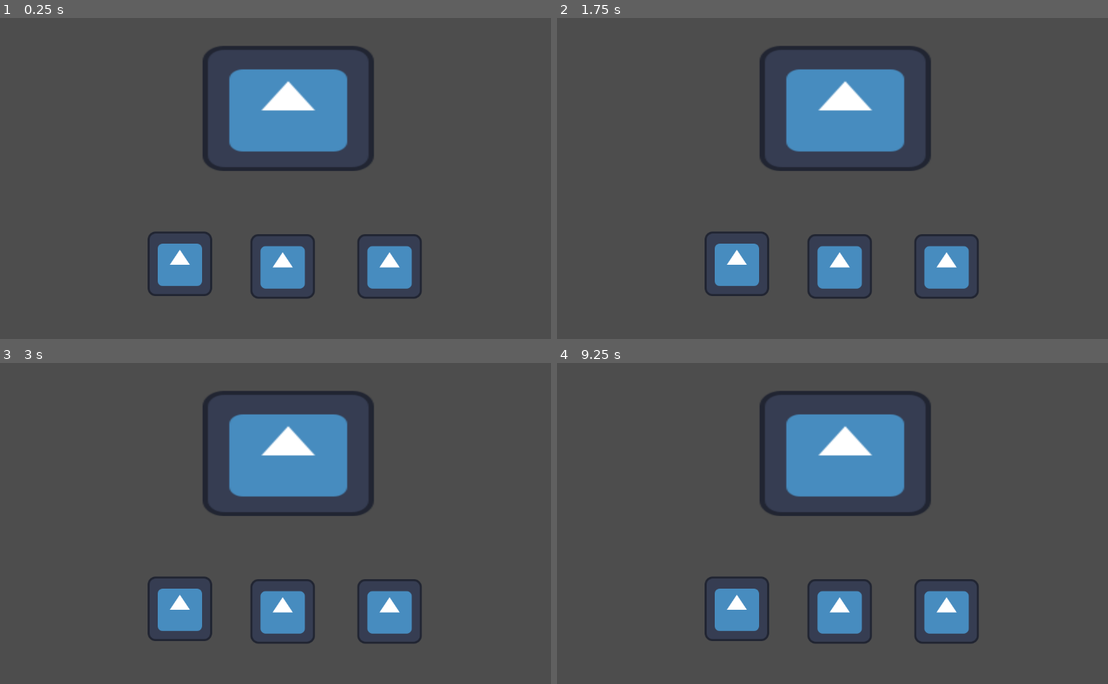
Above: before the commit, frames 1-4 (two rows, left to right).
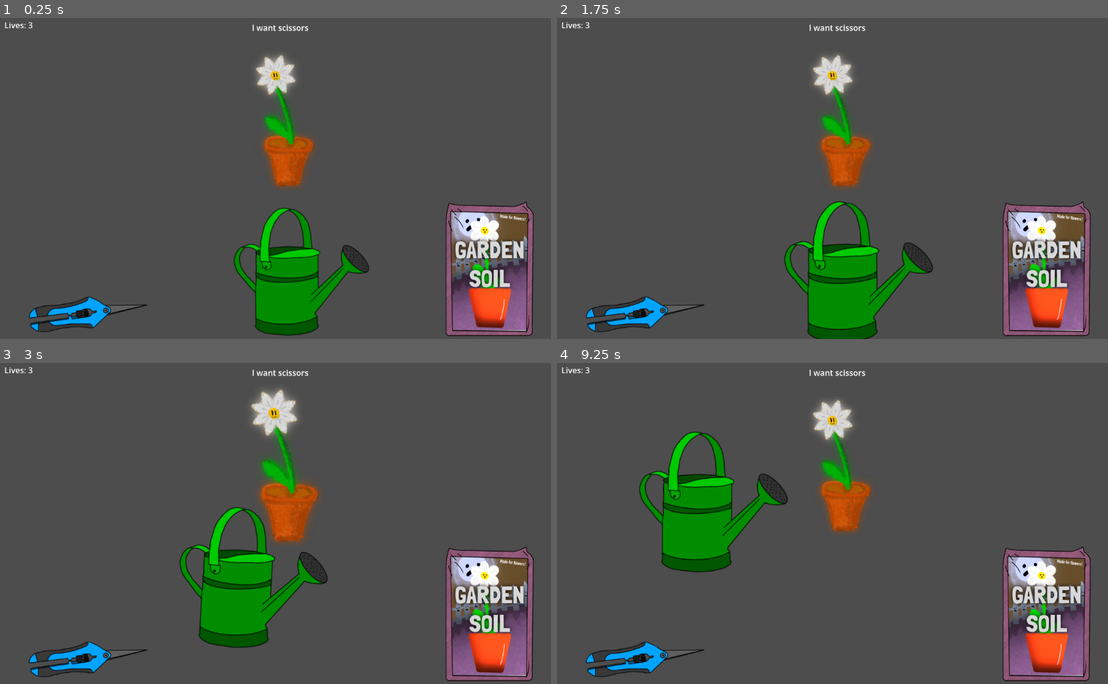
Above: after the commit, the same moments.

Repository: Alafandri/StardanceProject
Game: Godot game, scene res://main.tscn
Two runs of this game, one before a commit and one after it. Both use one fixed random seed, a clock stepped at 60 frames per second and the inputs below. The engine's default icon, where the game draws it, is replaced by a stand-in: a white triangle on a blue panel in a dark square.
Inputs (mouse positions are in pixels of both pictures, inside the frame that each line leads up to):
- Up to frame 1 (0.25 s): no input
- Up to frame 2 (1.75 s): tap Enter at 0.5 s; move the mouse to (959, 159) at 0.52 s; hold Right 0.53-1.25 s; tap Alt at 0.6 s; click (959, 159) at 0.67 s; tap Space at 1.25 s; drag from (716, 191) to (804, 239) at 1.27 s
- Up to frame 3 (3 s): tap Enter at 2 s; move the mouse to (330, 449) at 2.02 s; hold Right 2.03-2.75 s; tap Alt at 2.1 s; click (330, 449) at 2.17 s; tap Space at 2.75 s; drag from (247, 584) to (99, 472) at 2.77 s
- Up to frame 4 (9.25 s): move the mouse to (1008, 568) at 3.52 s; hold Left 3.53-4.25 s; tap Alt every 1.5 s from 3.6 to 8.1 s; click (1008, 568) at 3.67 s; tap Enter at 4.25 s; drag from (656, 472) to (744, 440) at 4.27 s; tap Space at 5 s; move the mouse to (860, 520) at 5.02 s; hold Down 5.03-5.75 s; click (860, 520) at 5.17 s; drag from (744, 440) to (716, 536) at 5.77 s; move the mouse to (959, 504) at 6.52 s; hold Up 6.53-7.25 s; click (959, 504) at 6.67 s; drag from (716, 536) to (804, 584) at 7.27 s; move the mouse to (887, 449) at 8.02 s; hold Down 8.03-8.75 s; click (887, 449) at 8.17 s; drag from (804, 584) to (656, 472) at 8.77 s

The runs differ from the first frame. In frame 1, 22% of the frame differs, in the area x 0-97%, y 1-100%; in frame 2, 23%; in frame 3, 24%; in frame 4, 24%.

Commit message:
Big update!
Now the game actually has gameplay and a way to lose but still no goal.

Diff:
--- /dev/null
+++ b/flower.gd
@@ -0,0 +1,70 @@
+extends Sprite2D
+
+var tween: Tween
+var tween2: Tween
+
+var lives: int = 3
+var current_request: String = ""
+
+func _process(_delta: float) -> void:
+	$"../Lives".text = "Lives: " + str(lives)
+
+	if lives <= 0:
+		print("game over")
+
+		for stuff in $"..".get_children():
+			if stuff.name != "Game over":
+				stuff.visible = false
+
+		$"../Game over".visible = true
+		set_process(false)
+
+func _ready() -> void:
+	random_text()
+
+func _on_area_2d_area_entered(area: Area2D) -> void:
+	if tween and tween.is_running():
+		tween.kill()
+
+	tween = create_tween()
+	tween.tween_property(self, "scale", Vector2(0.8, 0.8), 0.05)
+
+	var parent = area.get_parent()
+	if parent and parent.has_signal("_signal"):
+		if not parent._signal.is_connected(_on_scissors_triggered):
+			parent._signal.connect(_on_scissors_triggered)
+
+func _on_area_2d_area_exited(area: Area2D) -> void:
+	if tween2 and tween2.is_running():
+		tween2.kill()
+
+	tween2 = create_tween()
+	tween2.tween_property(self, "scale", Vector2(0.69, 0.69), 0.05)
+
+	var parent = area.get_parent()
+	if parent and parent.has_signal("_signal"):
+		if parent._signal.is_connected(_on_scissors_triggered):
+			parent._signal.disconnect(_on_scissors_triggered)
+
+func _on_scissors_triggered(tool_name: String) -> void:
+	print("Used tool: ", tool_name)
+
+	if tool_name == current_request:
+		print("Correct!")
+		random_text()
+	else:
+		print("Wrong!")
+		lives -= 1
+
+func random_text() -> void:
+	var random_pick = randi_range(1, 3)
+
+	if random_pick == 1:
+		$"../Label".text = "I want scissors"
+		current_request = "Scissors"
+	elif random_pick == 2:
+		$"../Label".text = "I want water"
+		current_request = "Water"
+	elif random_pick == 3:
+		$"../Label".text = "I want soil"
+		current_request = "Soil"
--- /dev/null
+++ b/flower.tscn
@@ -0,0 +1,24 @@
+[gd_scene format=3 uid="uid://b4o4s0r74ernw"]
+
+[ext_resource type="Texture2D" uid="uid://o5hspgf16ty0" path="res://flower.png" id="1_p547k"]
+[ext_resource type="Script" uid="uid://owgblcih6b60" path="res://flower.gd" id="2_nageh"]
+
+[sub_resource type="RectangleShape2D" id="RectangleShape2D_nageh"]
+size = Vector2(180.00005, 390.0001)
+
+[node name="Flower" type="Sprite2D" unique_id=1922432319]
+scale = Vector2(0.2, 0.2)
+texture = ExtResource("1_p547k")
+script = ExtResource("2_nageh")
+
+[node name="Area2D" type="Area2D" parent="." unique_id=1142782660]
+
+[node name="CollisionShape2D" type="CollisionShape2D" parent="Area2D" unique_id=1188448985]
+position = Vector2(-4.9999933, -5.0000157)
+scale = Vector2(0.99999946, 0.99999946)
+shape = SubResource("RectangleShape2D_nageh")
+
+[connection signal="area_entered" from="Area2D" to="." method="_on_area_2d_area_entered"]
+[connection signal="area_exited" from="Area2D" to="." method="_on_area_2d_area_exited"]
+[connection signal="tree_entered" from="Area2D/CollisionShape2D" to="." method="_on_collision_shape_2d_tree_entered"]
+[connection signal="tree_exited" from="Area2D/CollisionShape2D" to="." method="_on_collision_shape_2d_tree_exited"]
--- a/main.tscn
+++ b/main.tscn
@@ -3,11 +3,11 @@
 [ext_resource type="PackedScene" uid="uid://bfy8kfdcyuiwn" path="res://spritetest.tscn" id="2_0xm2m"]
 [ext_resource type="PackedScene" uid="uid://7ubum3p1qd8i" path="res://scissors.tscn" id="4_7mycd"]
 [ext_resource type="PackedScene" uid="uid://d0jaqgideclc0" path="res://soil.tscn" id="5_272bh"]
+[ext_resource type="PackedScene" uid="uid://b4o4s0r74ernw" path="res://flower.tscn" id="5_lquwl"]
 [ext_resource type="PackedScene" uid="uid://d0faleyk7lwp2" path="res://water.tscn" id="6_5vw27"]
-[ext_resource type="Texture2D" uid="uid://4xgobkstypon" path="res://icon.svg" id="7_272bh"]
 
-[sub_resource type="RectangleShape2D" id="RectangleShape2D_lquwl"]
-size = Vector2(127.24707, 127.48387)
+[sub_resource type="LabelSettings" id="LabelSettings_lquwl"]
+font_size = 109
 
 [node name="Node2D" type="Node2D" unique_id=414601868]
 
@@ -17,22 +17,41 @@
 scale = Vector2(3.52, 1.3599988)
 
 [node name="Scissors" parent="." unique_id=1543337738 instance=ExtResource("4_7mycd")]
-position = Vector2(387, 499)
+position = Vector2(204, 600)
+scale = Vector2(1, 1)
 
 [node name="Soil" parent="." unique_id=15414636 instance=ExtResource("5_272bh")]
-position = Vector2(591, 504)
+position = Vector2(1001, 509)
 
 [node name="Water" parent="." unique_id=928293408 instance=ExtResource("6_5vw27")]
-position = Vector2(803, 504)
+position = Vector2(627, 515)
+scale = Vector2(1, 1)
 
-[node name="Sprite2D" type="Sprite2D" parent="." unique_id=249448284]
-z_index = -1
-position = Vector2(602, 191)
-scale = Vector2(2.65625, 1.9375)
-texture = ExtResource("7_272bh")
+[node name="Flower" parent="." unique_id=1922432319 instance=ExtResource("5_lquwl")]
+position = Vector2(595, 215)
+scale = Vector2(0.69, 0.69)
 
-[node name="StaticBody2D" type="StaticBody2D" parent="Sprite2D" unique_id=1190293929]
+[node name="Label" type="Label" parent="." unique_id=509802525]
+offset_left = 455.0
+offset_top = 19.0
+offset_right = 719.0
+offset_bottom = 42.0
+text = "I want:"
+horizontal_alignment = 1
 
-[node name="CollisionShape2D" type="CollisionShape2D" parent="Sprite2D/StaticBody2D" unique_id=1936345060]
-position = Vector2(0, -0.25806427)
-shape = SubResource("RectangleShape2D_lquwl")
+[node name="Lives" type="Label" parent="." unique_id=1794794917]
+offset_left = -64.0
+offset_top = 14.0
+offset_right = 200.0
+offset_bottom = 37.0
+text = "Lives: "
+horizontal_alignment = 1
+
+[node name="Game over" type="Label" parent="." unique_id=589942671]
+visible = false
+offset_left = 269.0
+offset_top = 287.0
+offset_right = 923.0
+offset_bottom = 436.0
+text = "GAME OVER!"
+label_settings = SubResource("LabelSettings_lquwl")
--- a/scissors.gd
+++ b/scissors.gd
@@ -7,6 +7,8 @@
 
 var tween: Tween
 var tween2: Tween
+
+signal _signal(tool_name: String)
 
 func _ready() -> void:
 	start_position = global_position
@@ -49,6 +51,7 @@
 	end_position = global_position
 	print(end_position)
 	position = start_position
+	_signal.emit(name)
 
 
 func _on_button_mouse_entered() -> void:
--- a/scissors.tscn
+++ b/scissors.tscn
@@ -1,26 +1,28 @@
 [gd_scene format=3 uid="uid://7ubum3p1qd8i"]
 
 [ext_resource type="Script" uid="uid://csmeyivlvw767" path="res://scissors.gd" id="1_keus3"]
-[ext_resource type="Texture2D" uid="uid://4xgobkstypon" path="res://icon.svg" id="1_xflwj"]
+[ext_resource type="Texture2D" uid="uid://d2beagbm1oa7j" path="res://scissors.png" id="1_xflwj"]
 
 [sub_resource type="RectangleShape2D" id="RectangleShape2D_xflwj"]
-size = Vector2(127, 126)
+size = Vector2(275.00003, 105)
 
 [node name="Scissors" type="Sprite2D" unique_id=1543337738]
+scale = Vector2(0.2, 0.2)
 texture = ExtResource("1_xflwj")
 script = ExtResource("1_keus3")
 
 [node name="Button" type="Button" parent="." unique_id=563140709]
 modulate = Color(1, 1, 1, 0)
-offset_left = -65.0
+offset_left = -135.0
 offset_top = -65.0
-offset_right = 67.0
-offset_bottom = 67.0
+offset_right = 144.99997
+offset_bottom = 49.999985
 
-[node name="StaticBody2D" type="StaticBody2D" parent="." unique_id=1598398455]
+[node name="Area2D" type="Area2D" parent="." unique_id=323397763]
 
-[node name="CollisionShape2D" type="CollisionShape2D" parent="StaticBody2D" unique_id=399494830]
-position = Vector2(1.5, 0)
+[node name="CollisionShape2D" type="CollisionShape2D" parent="Area2D" unique_id=399494830]
+position = Vector2(2.4999993, -2.4999993)
+scale = Vector2(0.99999976, 0.99999976)
 shape = SubResource("RectangleShape2D_xflwj")
 
 [connection signal="button_down" from="Button" to="." method="_on_button_button_down"]
--- a/soil.gd
+++ b/soil.gd
@@ -7,6 +7,8 @@
 
 var tween: Tween
 var tween2: Tween
+
+signal _signal(tool_name: String)
 
 func _ready() -> void:
 	start_position = global_position
@@ -49,6 +51,7 @@
 	end_position = global_position
 	print(end_position)
 	position = start_position
+	_signal.emit(name)
 
 
 func _on_button_mouse_entered() -> void:
--- a/soil.tscn
+++ b/soil.tscn
@@ -1,10 +1,10 @@
 [gd_scene format=3 uid="uid://d0jaqgideclc0"]
 
 [ext_resource type="Script" uid="uid://dvqfy8mxa5s5c" path="res://soil.gd" id="1_7d8vc"]
-[ext_resource type="Texture2D" uid="uid://4xgobkstypon" path="res://icon.svg" id="1_cwxc0"]
+[ext_resource type="Texture2D" uid="uid://dsx3se0qd6h7" path="res://soil.png" id="1_cwxc0"]
 
 [sub_resource type="RectangleShape2D" id="RectangleShape2D_cwxc0"]
-size = Vector2(127, 126)
+size = Vector2(183, 270)
 
 [node name="Soil" type="Sprite2D" unique_id=15414636]
 texture = ExtResource("1_cwxc0")
@@ -12,16 +12,18 @@
 
 [node name="Button" type="Button" parent="." unique_id=416855959]
 modulate = Color(1, 1, 1, 0)
-offset_left = -65.0
-offset_top = -65.0
-offset_right = 67.0
-offset_bottom = 67.0
+offset_left = -90.0
+offset_top = -135.0
+offset_right = 95.0
+offset_bottom = 137.0
 
-[node name="StaticBody2D" type="StaticBody2D" parent="." unique_id=500770340]
+[node name="Area2D" type="Area2D" parent="." unique_id=1364080730]
 
-[node name="CollisionShape2D" type="CollisionShape2D" parent="StaticBody2D" unique_id=1731472725]
-position = Vector2(1.5, 0)
+[node name="CollisionShape2D" type="CollisionShape2D" parent="Area2D" unique_id=1731472725]
+position = Vector2(0.5, -1)
 shape = SubResource("RectangleShape2D_cwxc0")
 
 [connection signal="button_down" from="Button" to="." method="_on_button_button_down"]
 [connection signal="button_up" from="Button" to="." method="_on_button_button_up"]
+[connection signal="mouse_entered" from="Button" to="." method="_on_button_mouse_entered"]
+[connection signal="mouse_exited" from="Button" to="." method="_on_button_mouse_exited"]
--- a/water.gd
+++ b/water.gd
@@ -7,6 +7,8 @@
 
 var tween: Tween
 var tween2: Tween
+
+signal _signal(tool_name: String)
 
 func _ready() -> void:
 	start_position = global_position
@@ -49,6 +51,7 @@
 	end_position = global_position
 	print(end_position)
 	position = start_position
+	_signal.emit(name)
 
 
 func _on_button_mouse_entered() -> void:
--- a/water.tscn
+++ b/water.tscn
@@ -1,27 +1,31 @@
 [gd_scene format=3 uid="uid://d0faleyk7lwp2"]
 
-[ext_resource type="Texture2D" uid="uid://4xgobkstypon" path="res://icon.svg" id="1_7wcun"]
+[ext_resource type="Texture2D" uid="uid://u4s5n0ays80a" path="res://water.png" id="1_7wcun"]
 [ext_resource type="Script" uid="uid://8mrp750pqnle" path="res://water.gd" id="1_qi1wl"]
 
 [sub_resource type="RectangleShape2D" id="RectangleShape2D_7wcun"]
-size = Vector2(127, 126)
+size = Vector2(275.00006, 265.00006)
 
 [node name="Water" type="Sprite2D" unique_id=928293408]
+scale = Vector2(0.2, 0.2)
 texture = ExtResource("1_7wcun")
 script = ExtResource("1_qi1wl")
 
 [node name="Button" type="Button" parent="." unique_id=640865437]
 modulate = Color(1, 1, 1, 0)
-offset_left = -65.0
-offset_top = -65.0
-offset_right = 67.0
-offset_bottom = 67.0
+offset_left = -140.0
+offset_top = -135.0
+offset_right = 134.99997
+offset_bottom = 129.99997
 
-[node name="StaticBody2D" type="StaticBody2D" parent="." unique_id=836239125]
+[node name="Area2D" type="Area2D" parent="." unique_id=1292458049]
 
-[node name="CollisionShape2D" type="CollisionShape2D" parent="StaticBody2D" unique_id=2019684720]
-position = Vector2(1.5, 0)
+[node name="CollisionShape2D" type="CollisionShape2D" parent="Area2D" unique_id=2019684720]
+position = Vector2(-2.5000043, -2.5000067)
+scale = Vector2(0.9999995, 0.9999995)
 shape = SubResource("RectangleShape2D_7wcun")
 
 [connection signal="button_down" from="Button" to="." method="_on_button_button_down"]
 [connection signal="button_up" from="Button" to="." method="_on_button_button_up"]
+[connection signal="mouse_entered" from="Button" to="." method="_on_button_mouse_entered"]
+[connection signal="mouse_exited" from="Button" to="." method="_on_button_mouse_exited"]
Binary file added: anglewaterinh.png
Not shown, added: anglewaterinh.png.import
Not shown, added: flower.gd.uid
Binary file added: flower.png
Not shown, added: flower.png.import
Binary file added: scissors.png
Not shown, added: scissors.png.import
Binary file added: soil.png
Not shown, added: soil.png.import
Binary file added: water.png
Not shown, added: water.png.import
Binary file added: watering.gif
